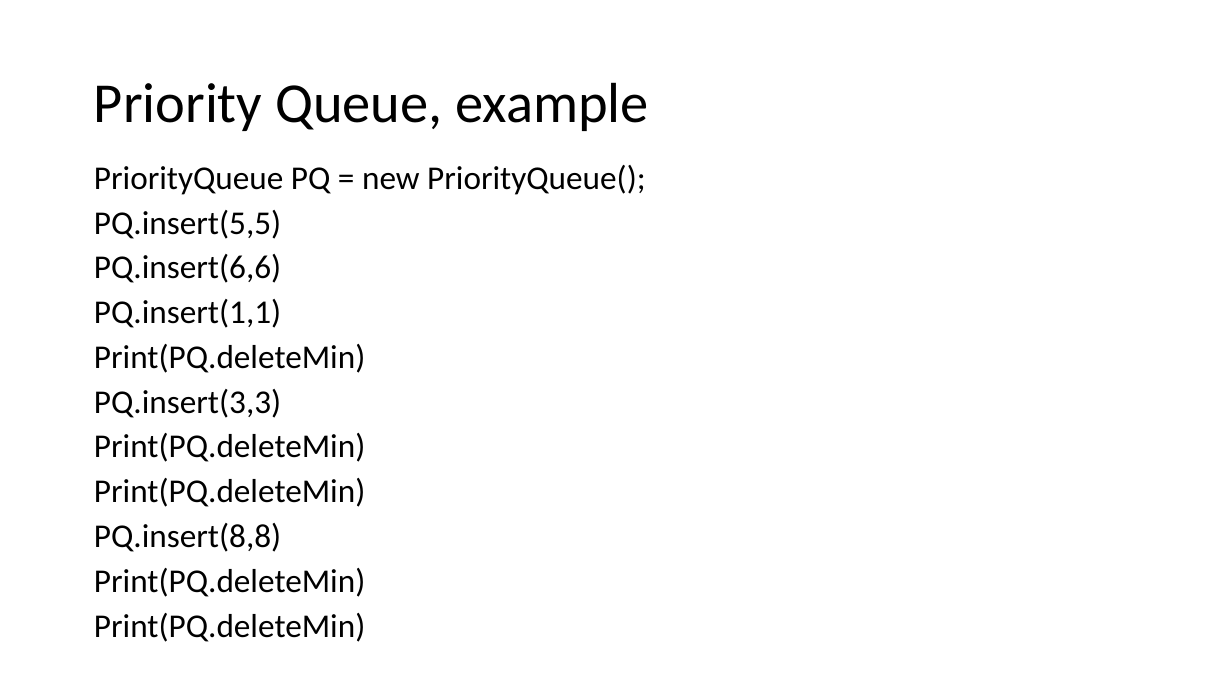
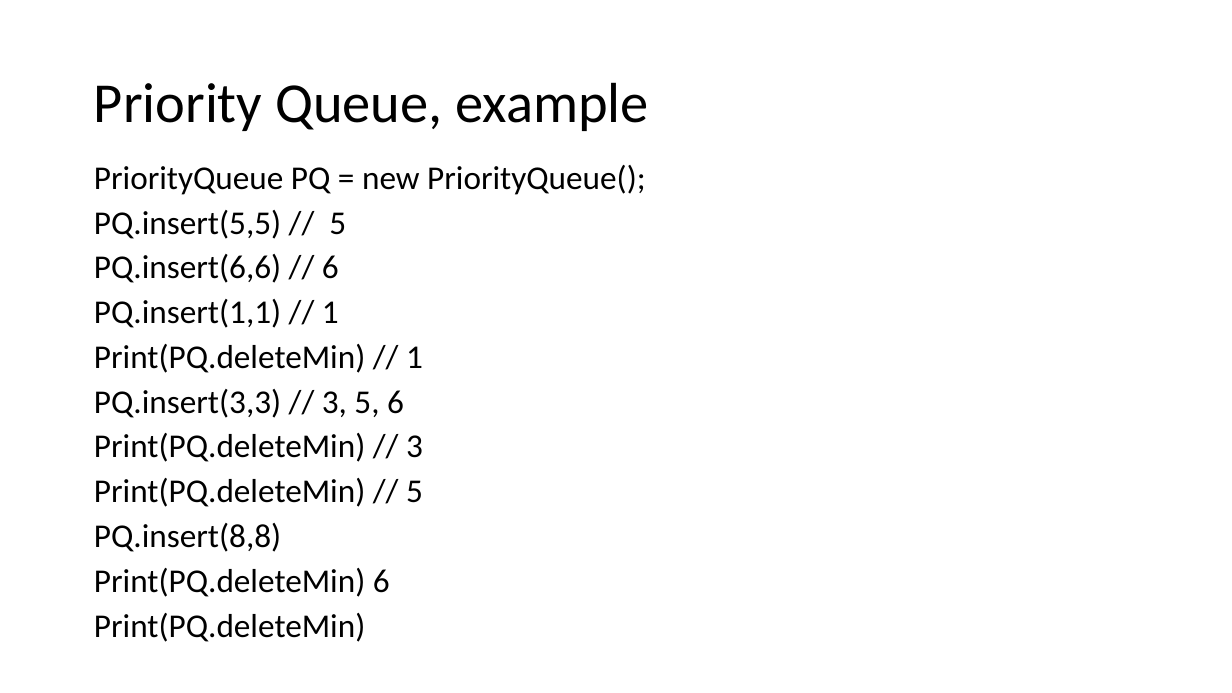
Before and after one commit to natebrunelle/cse332, a slide deck: slide 19 of markdown/files/slides/lecture4_analysis2_pqs_inka.pptx. Drawn at 1232x693 pixels with LibreOffice and Linux fonts; fonts in the diff are those of the drawing. Boxes give left, top, right and bottom in pixels: in the first picture for what was removed or moved away, otherwise in the second. Text is boxed around its words. In the diff, an @@ line names an element or a change of style, - is before the commit and + after.

```diff
--- a/markdown/files/slides/lecture4_analysis2_pqs_inka.pptx
+++ b/markdown/files/slides/lecture4_analysis2_pqs_inka.pptx
@@ text at [94, 210, 423, 597]: text changed @@
-PQ.insert(5,5)
-PQ.insert(6,6)
-PQ.insert(1,1)
+PQ.insert(5,5) // 5
+PQ.insert(6,6) // 6
+PQ.insert(1,1) // 1
+Print(PQ.deleteMin) // 1
+PQ.insert(3,3) // 3, 5, 6
+Print(PQ.deleteMin) // 3
+Print(PQ.deleteMin) // 5
+PQ.insert(8,8)
+Print(PQ.deleteMin) 6
@@ text at [94, 389, 365, 642]: paragraphs removed @@
-PQ.insert(3,3)
-Print(PQ.deleteMin)
-Print(PQ.deleteMin)
-PQ.insert(8,8)
-Print(PQ.deleteMin)
-Print(PQ.deleteMin)
```
Also in this commit, not shown: 7 other slides changed, 13 other files.
